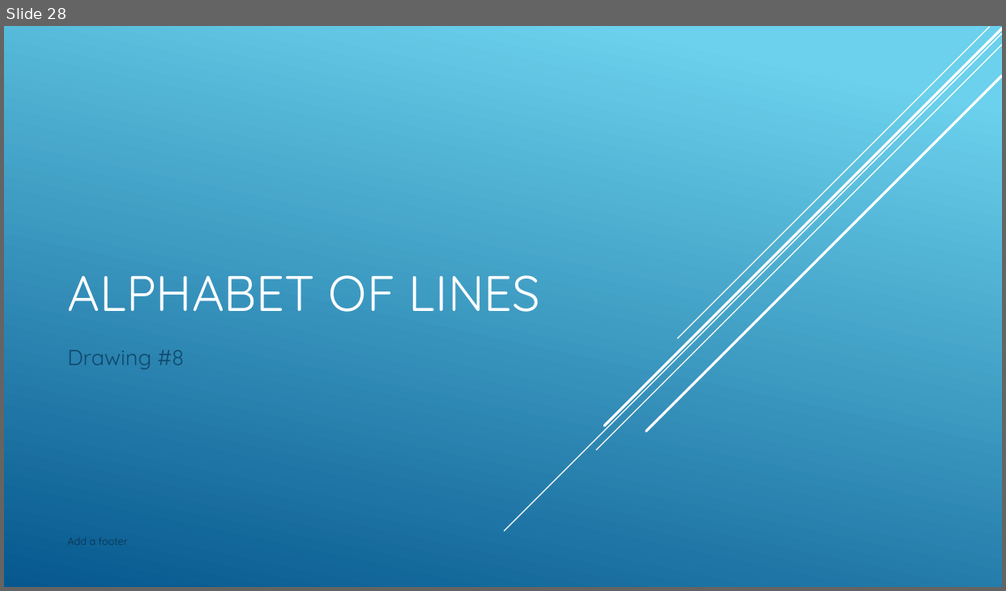
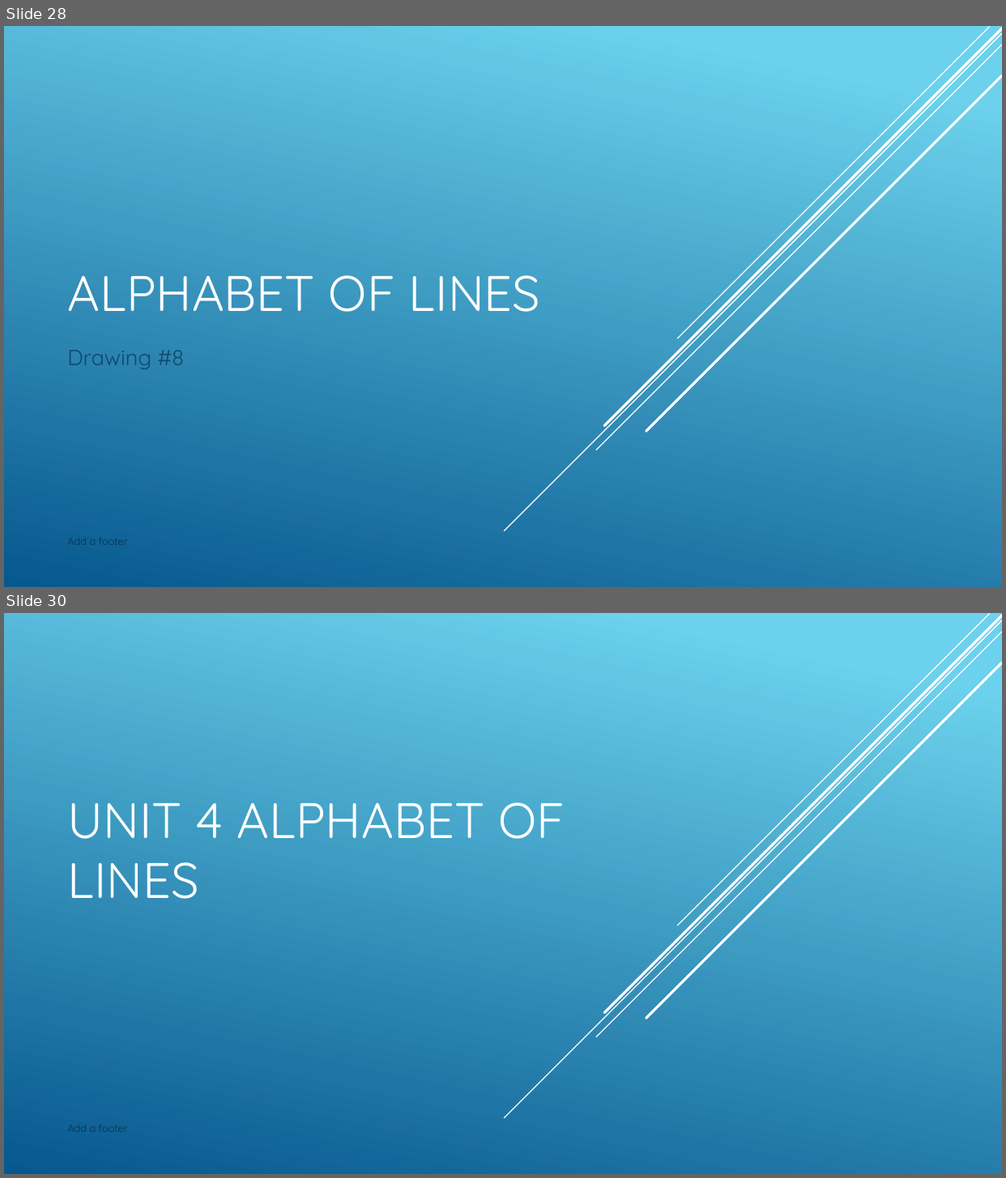
Before and after one commit to nickvertucci/Technology-Education-Curriculum, a slide deck: High School/Design and Drawing for Production/Unit 4 - The Alphabet of Lines/Section 1 - Introduction to Alphabet of Lines/Assets/Unit 4 - Section 1 - Introduction to Alphabet of Line.pptx. Shown one above the other, each under a label of ours: slide 28 before the commit, slides 28 and 30 after it; the slides between them are not shown. The pictures are 1006x591 and 1006x1178 pixels, drawn with LibreOffice and Linux fonts; fonts in the diff are those of the drawing. Boxes give left, top, right and bottom in pixels: in the first picture for what was removed or moved away, otherwise in the second. Text is boxed around its words. In the diff, an @@ line names an element or a change of style, - is before the commit and + after.

```diff
--- a/High School/Design and Drawing for Production/Unit 4 - The Alphabet of Lines/Section 1 - Introduction to Alphabet of Lines/Assets/Unit 4 - Section 1 - Introduction to Alphabet of Line.pptx
+++ b/High School/Design and Drawing for Production/Unit 4 - The Alphabet of Lines/Section 1 - Introduction to Alphabet of Lines/Assets/Unit 4 - Section 1 - Introduction to Alphabet of Line.pptx
@@ slide 30 added at <box>4,613,1002,1174</box>, background gradient #6ED2EB to #06588E; not listed: 5 template elements that a slide beside it also shows @@
@@ title added at <box>67,803,565,899</box>, 48 pt, text #FFFFFF @@
+UNIT 4 ALPHABET OF LINES
@@ text added at <box>67,1125,128,1132</box>, 10 pt, text #0A304A @@
+Add a footer
```
Also in this commit, not shown: 1 slide changed, 1 other slide added, 5 other files.
